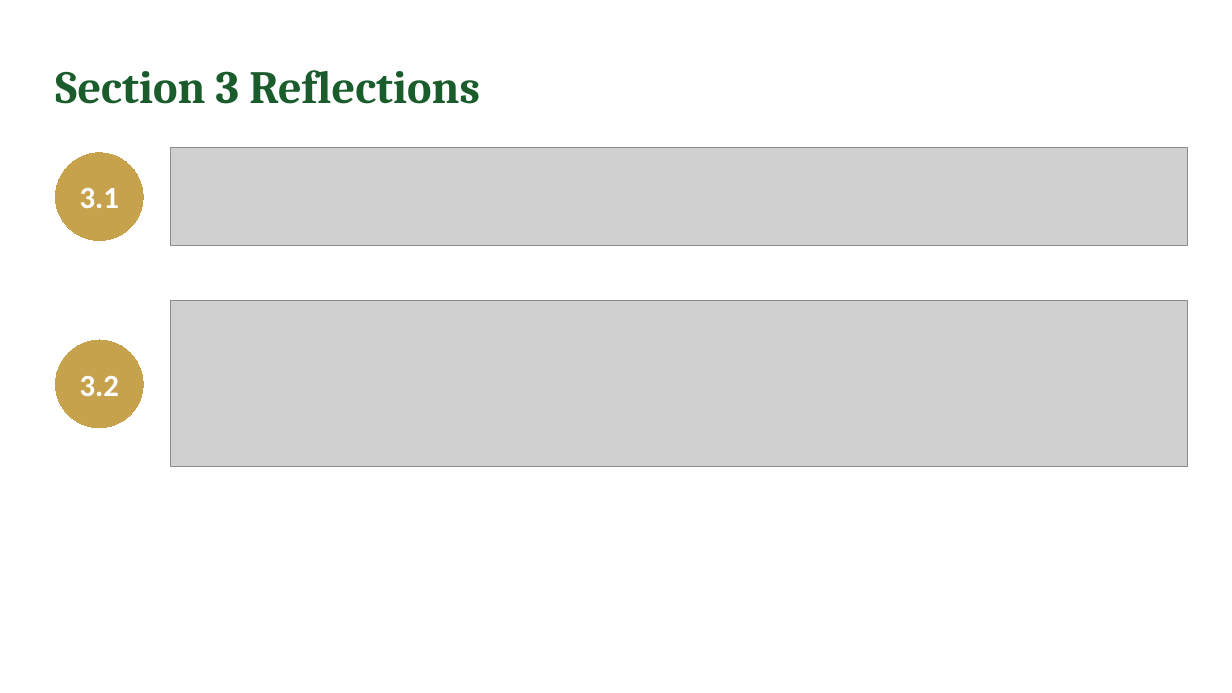
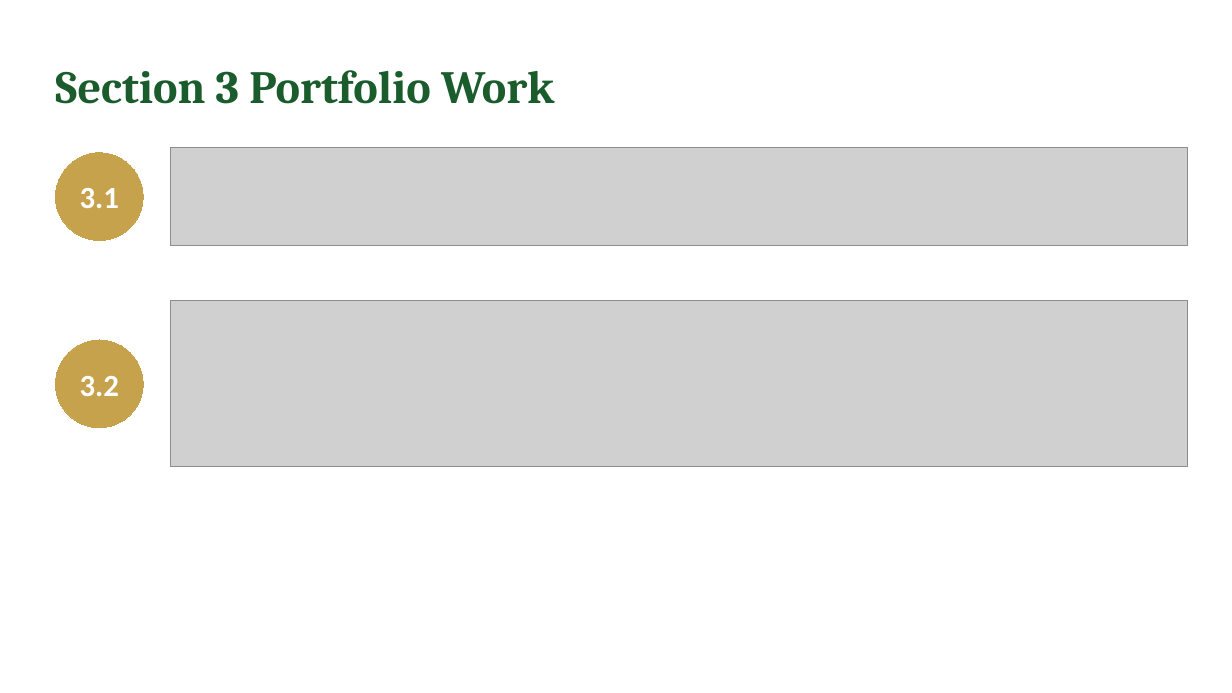
Before and after one commit to IBSL26/ibsl-platform, a slide deck: slide 16 of Unit decks/Unit 08 - Performance Measurement.pptx. Drawn at 1232x693 pixels with LibreOffice and Linux fonts; fonts in the diff are those of the drawing; grey boxes stand for pictures. Boxes give left, top, right and bottom in pixels: in the first picture for what was removed or moved away, otherwise in the second. Text is boxed around its words. In the diff, an @@ line names an element or a change of style, - is before the commit and + after.

```diff
--- a/Unit decks/Unit 08 - Performance Measurement.pptx
+++ b/Unit decks/Unit 08 - Performance Measurement.pptx
@@ text at [55, 70, 554, 104]: text changed @@
-Section 3 Reflections
+Section 3 Portfolio Work
```
Also in this commit, not shown: 5 slides added, 4 slides removed, 10 other files.
